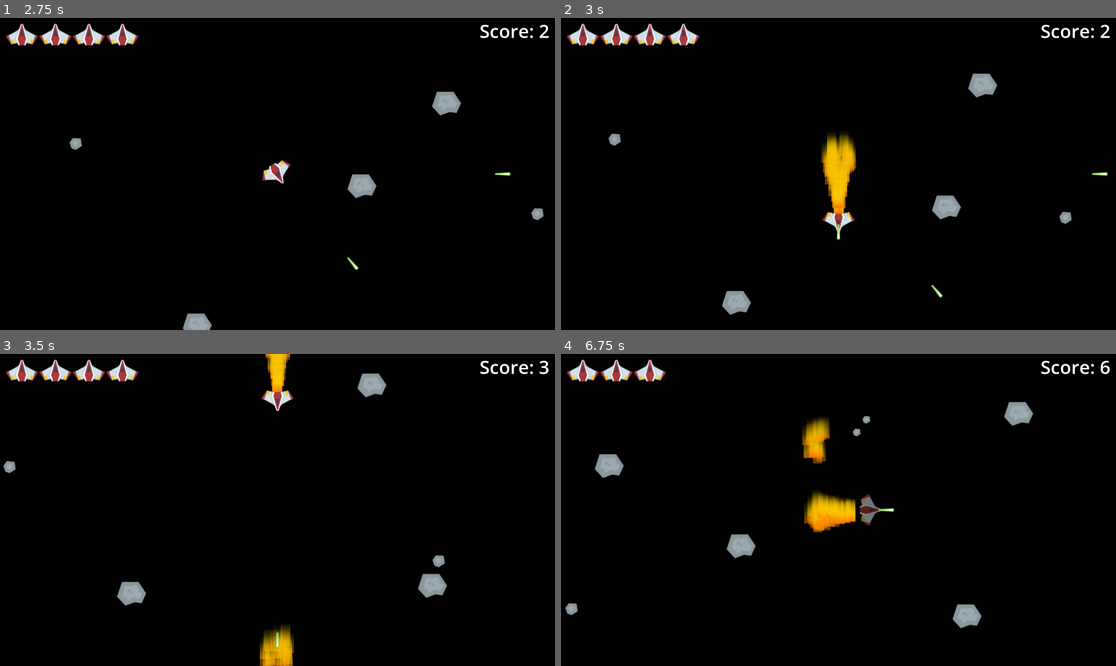
Above: before the commit, frames 1-4 (two rows, left to right).
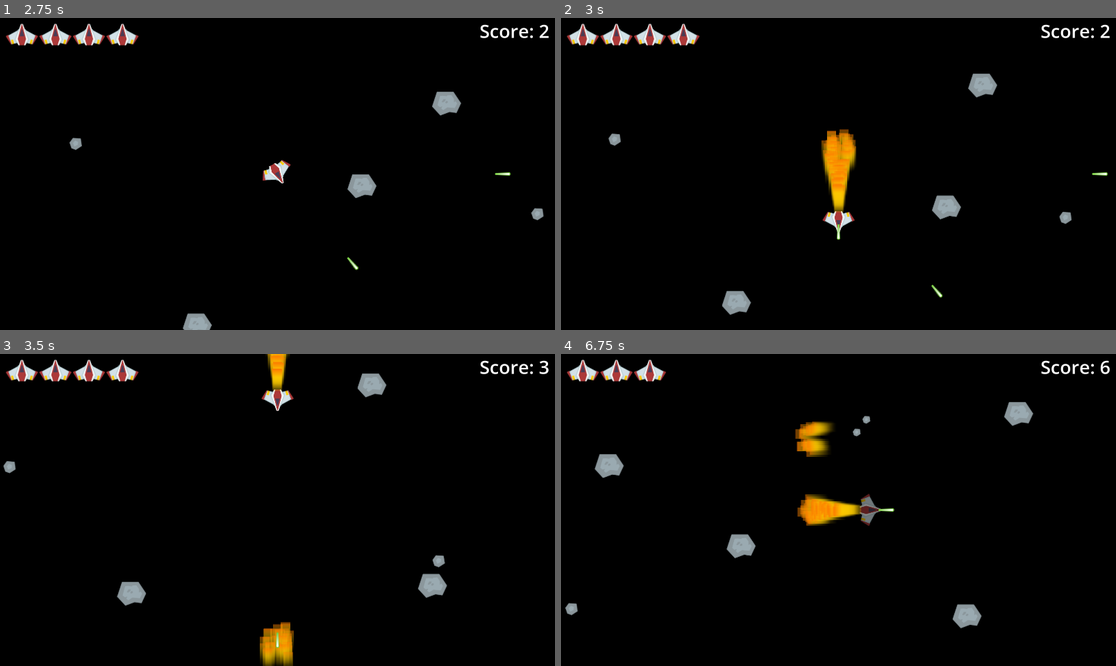
Above: after the commit, the same moments.

Repository: Dripcoding/godot-asteroids
Game: Godot game, scene res://game.tscn
Two runs of this game, one before a commit and one after it. Both use one fixed random seed, a clock stepped at 60 frames per second and the inputs below.
Inputs:
- Up to frame 1 (2.75 s): hold D (right) 0.53-1.28 s; tap Space (shoot) at 0.6, 1.35, 2.1 s; hold S (down) 1.28-2.03 s; hold D (right) from 2.03 s (still down)
- Up to frame 2 (3 s): release D (right) at 2.78 s; hold W (up) from 2.78 s (still down); tap Space (shoot) at 2.85 s
- Up to frame 3 (3.5 s): keep holding W (up)
- Up to frame 4 (6.75 s): release W (up) at 3.53 s; hold A (left) 3.53-5.03 s; tap Space (shoot) every 0.75 s from 3.6 to 6.6 s; hold S (down) 5.03-5.78 s; hold D (right) 5.78-6.53 s; hold W (up) from 6.53 s (still down)

Frame 1 is identical in both runs. In frame 2, 1.0% of the frame differs, in the area x 46-54%, y 35-63%; in frame 3, 0.9%; in frame 4, 1.4%, in the area x 42-55%, y 20-58%.

Commit message:
adjust asteroid defelction and thrust particle rotation

Diff:
--- a/asteroid.gd
+++ b/asteroid.gd
@@ -96,8 +96,6 @@
 	# child asteroids should be deflected normal to shields position
 	if shield != null:
 		outward_dir = (global_position - shield.global_position).normalized()
-		if outward_dir == Vector2.ZERO:
-			outward_dir = Vector2.from_angle(rng.randf() * TAU)
 		var child_radius: float = ($CollisionShape2D.shape as CircleShape2D).radius
 		spawn_offset = shield.collision_radius + child_radius + SHIELD_SPAWN_BUFFER
 
--- a/player.gd
+++ b/player.gd
@@ -35,6 +35,8 @@
 	velocity *= friction
 	move_and_slide()
 	%ThrustParticles.emitting = Input.is_action_pressed("up")
+	%ThrustParticles.angle_min = -global_rotation_degrees
+	%ThrustParticles.angle_max = -global_rotation_degrees
 
 	#if is_invincible:
 		#$Sprite2D.visible = int(Time.get_ticks_msec() / 100) % 2 == 0
@@ -83,7 +85,6 @@
 func take_damage() -> void:
 	if is_invincible:
 		return
-	print('taking damage from asteroid')
 	health -= 1
 	print('health ' + str(health))
 	is_invincible = true
